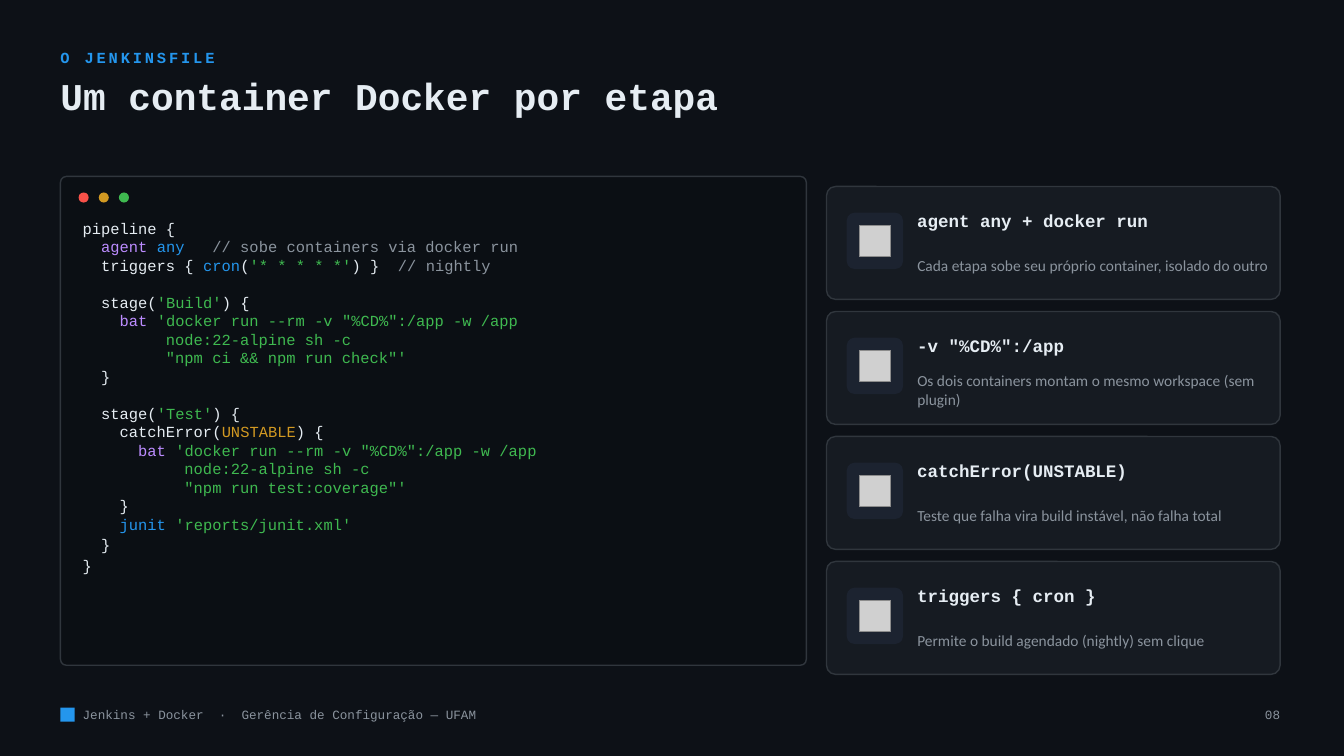
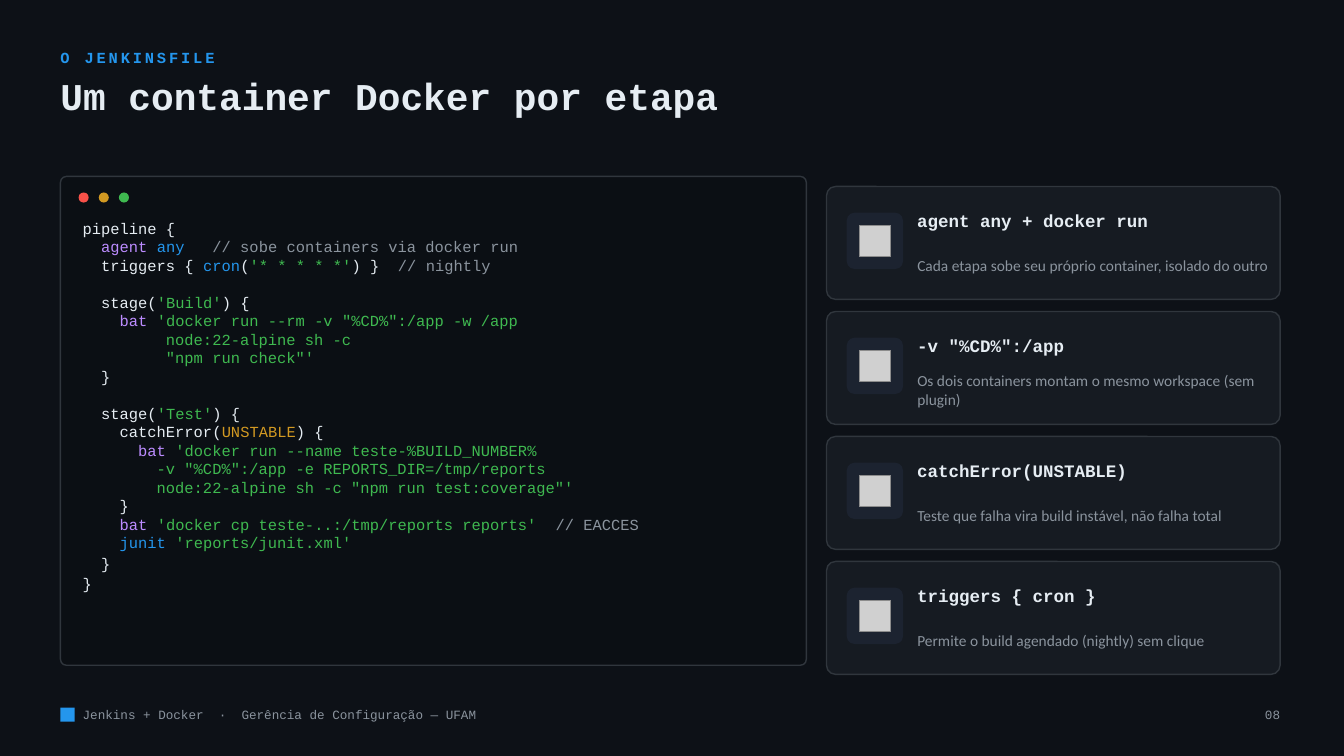
Before and after one commit to DanielTrindade/jenkins-trabalho, a slide deck: slide 8 of slides/jenkins-docker.pptx. Drawn at 1344x756 pixels with LibreOffice and Linux fonts; fonts in the diff are those of the drawing; grey boxes stand for pictures. Boxes give left, top, right and bottom in pixels: in the first picture for what was removed or moved away, otherwise in the second. Text is boxed around its words. In the diff, an @@ line names an element or a change of style, - is before the commit and + after.

Commit message:
fix(ci): remove npm ci do build (projeto sem dependencias, evita travar)
O npm ci ficava lento/preso no Jenkins Windows (tenta escrever node_modules
no volume montado e/ou faz audit de rede). Como o projeto nao tem
dependencias, o build passa a ser apenas 'npm run check' (a compilacao/
validacao de sintaxe). Atualiza docs e slides.

```diff
--- a/slides/jenkins-docker.pptx
+++ b/slides/jenkins-docker.pptx
@@ text at bbox=[83, 223, 639, 551]: text changed @@
-pipeline {
-agent any // sobe containers via docker run
-triggers { cron('* * * * *') } // nightly
-stage('Build') {
-bat 'docker run --rm -v "%CD%":/app -w /app
-node:22-alpine sh -c
-"npm ci && npm run check"'
-}
-stage('Test') {
-catchError(UNSTABLE) {
-bat 'docker run --rm -v "%CD%":/app -w /app
-node:22-alpine sh -c
-"npm run test:coverage"'
-}
-junit 'reports/junit.xml'
-}
+pipeline {
+agent any // sobe containers via docker run
+triggers { cron('* * * * *') } // nightly
+stage('Build') {
+bat 'docker run --rm -v "%CD%":/app -w /app
+node:22-alpine sh -c
+"npm run check"'
+}
+stage('Test') {
+catchError(UNSTABLE) {
+bat 'docker run --name teste-%BUILD_NUMBER%
+-v "%CD%":/app -e REPORTS_DIR=/tmp/reports
+node:22-alpine sh -c "npm run test:coverage"'
+}
+bat 'docker cp teste-..:/tmp/reports reports' // EACCES
+junit 'reports/junit.xml'
+}
```
Also in this commit, not shown: 2 other slides changed, 5 other files.
